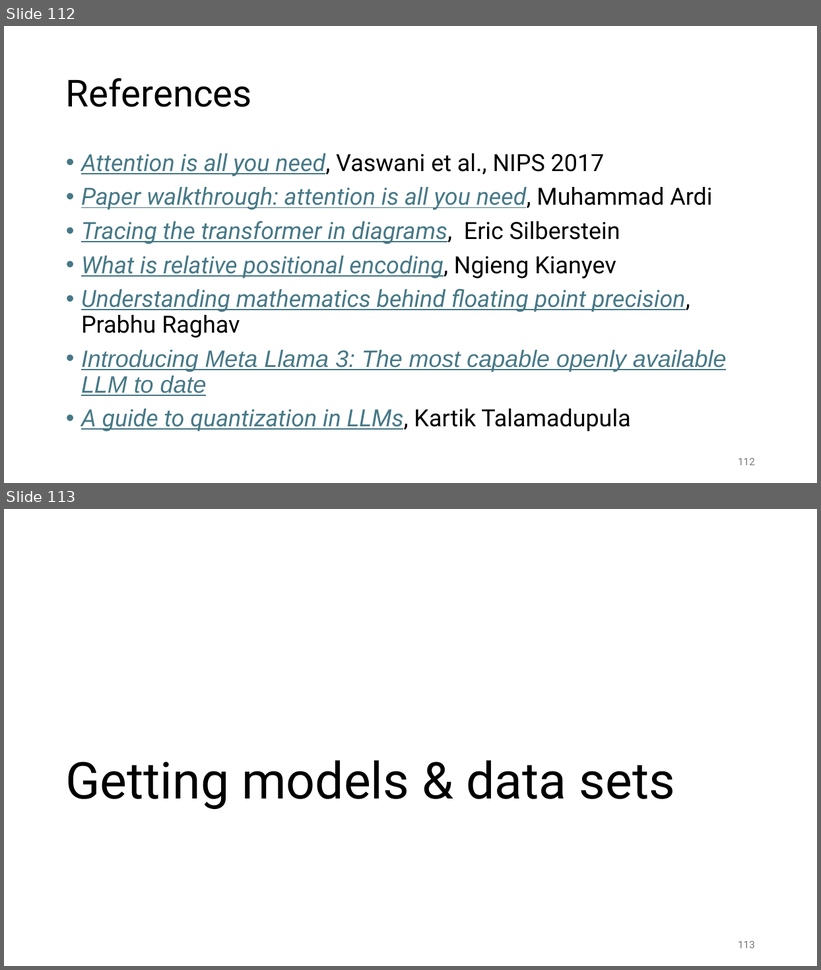
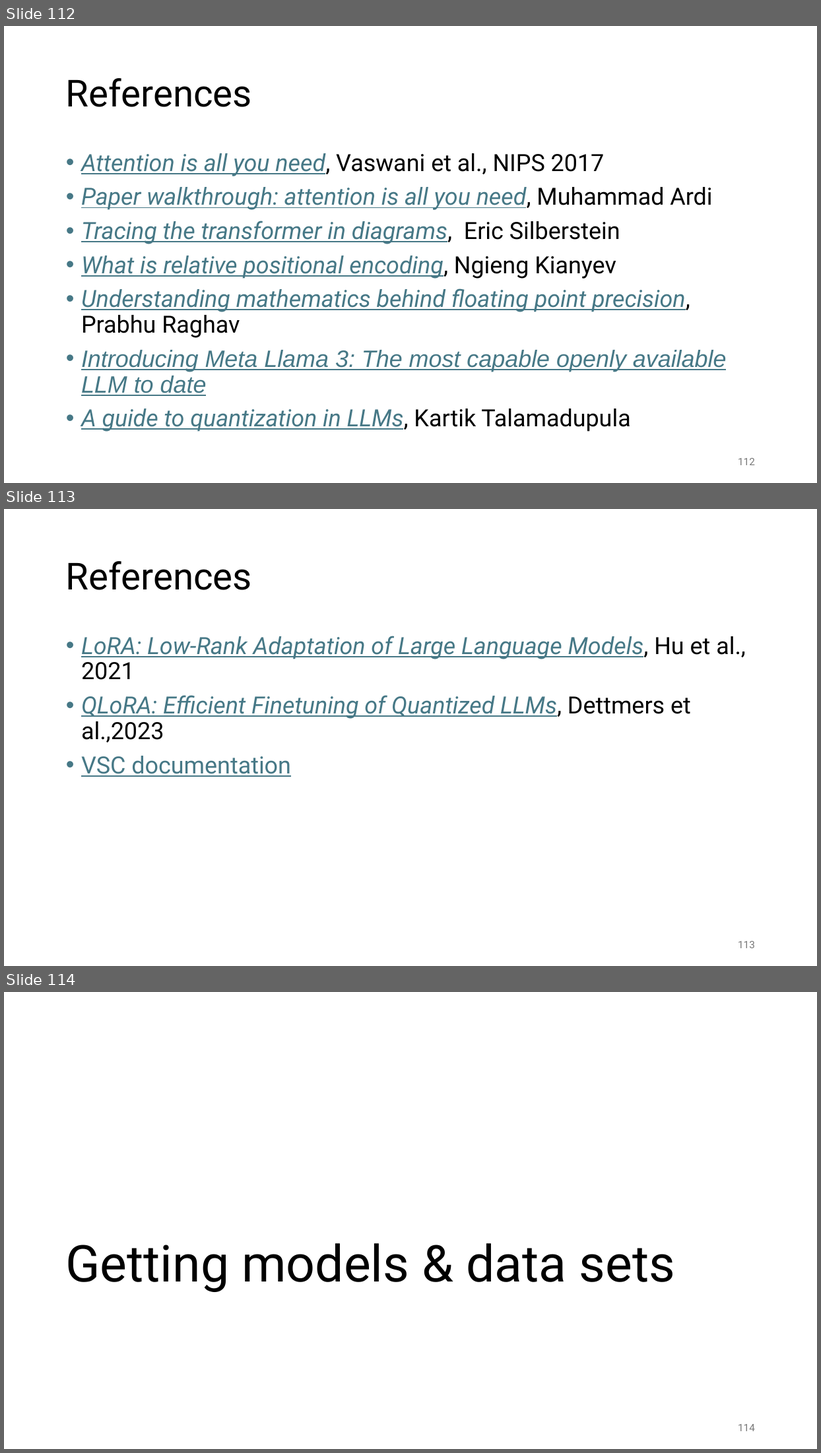
Before and after one commit to gjbex/Deploying-LLMs-locally, a slide deck: local_LLMs.pptx. Shown one above the other, each under a label of ours: slides 112 and 113 before the commit, slides 112, 113 and 114 after it. The pictures are 821x970 and 821x1453 pixels, drawn with LibreOffice and Linux fonts; fonts in the diff are those of the drawing. Boxes give left, top, right and bottom in pixels: in the first picture for what was removed or moved away, otherwise in the second. Text is boxed around its words. In the diff, an @@ line names an element or a change of style, - is before the commit and + after.

Commit message:
Add references for fine-tuning

```diff
--- a/local_LLMs.pptx
+++ b/local_LLMs.pptx
@@ slide 113 added at box(4, 509, 817, 966), background #FFFFFF @@
@@ title added at box(66, 561, 252, 590), 44 pt, text #000000 @@
+References
@@ text added at box(81, 636, 746, 777), 28 pt, text #467886, italic, underline @@
+• LoRA: Low-Rank Adaptation of Large Language Models, Hu et al., 2021
+• QLoRA: Efficient Finetuning of Quantized LLMs, Dettmers et al.,2023
+• VSC documentation
@@ page number added at box(738, 941, 755, 949), 12 pt, text #797979 @@
+113
@@ what was slide 113 is now slide 114 @@
@@ page number at box(738, 1424, 755, 1432): text changed @@
-113
+114
```
